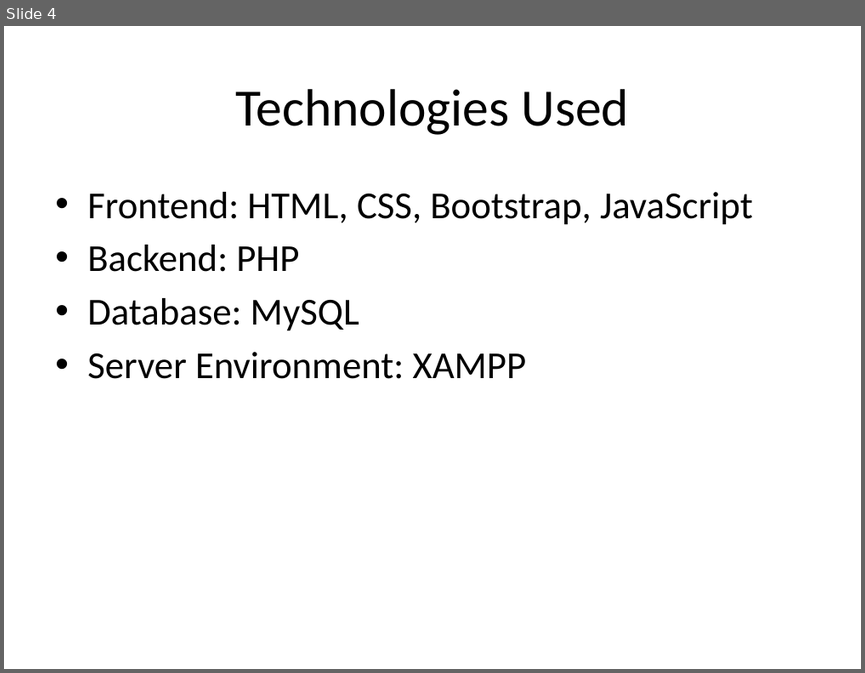
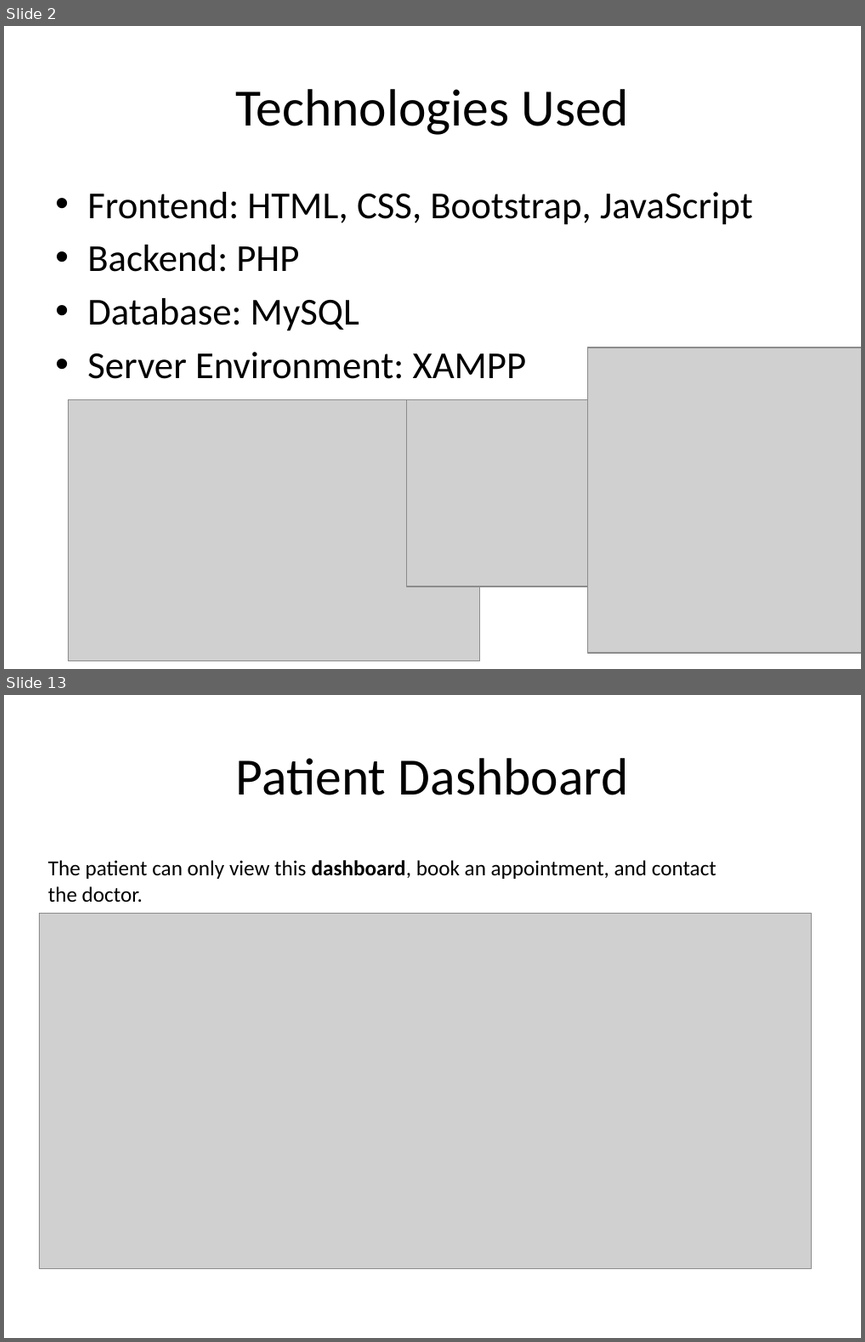
Before and after one commit to Eng-Aadam/Fududeeye-System, a slide deck: Fududeeye(PPT).pptx. Shown one above the other, each under a label of ours: slide 4 before the commit, slides 2 and 13 after it; the slides between them are not shown. The pictures are 865x673 and 865x1342 pixels, drawn with LibreOffice and Linux fonts; fonts in the diff are those of the drawing; grey boxes stand for pictures. Boxes give left, top, right and bottom in pixels: in the first picture for what was removed or moved away, otherwise in the second. Text is boxed around its words. In the diff, an @@ line names an element or a change of style, - is before the commit and + after.

```diff
--- a/Fududeeye(PPT).pptx
+++ b/Fududeeye(PPT).pptx
@@ slide 13 added at (4, 695, 861, 1338), background #FFFFFF @@
@@ title added at (236, 758, 629, 795), 44 pt, text #000000 @@
+Patient Dashboard
@@ text added at (48, 860, 716, 902), 18 pt, text #000000 @@
+The patient can only view this dashboard, book an appointment, and contact the doctor.
@@ picture added at (40, 913, 812, 1268) @@
@@ what was slide 4 is now slide 2 @@
@@ slide 2 changed as well @@
@@ picture added at (587, 347, 861, 652) @@
@@ picture added at (69, 399, 479, 660) @@
@@ picture added at (407, 399, 739, 585) @@
```
Also in this commit, not shown: 1 other slide changed, 10 other slides added, 9 slides removed.
